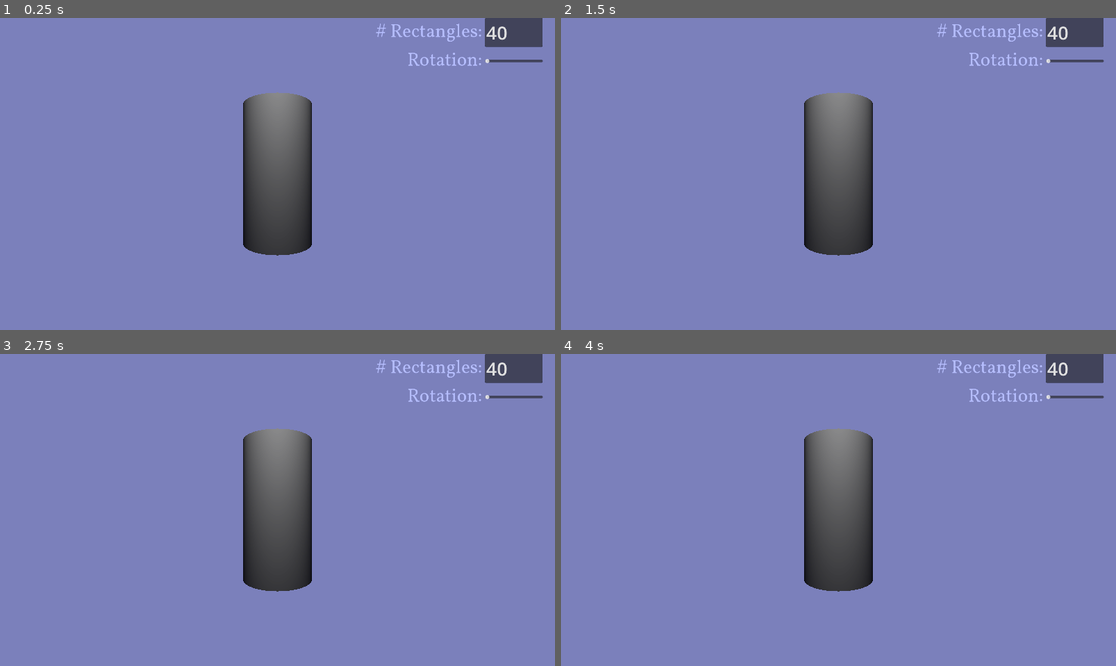
Above: before the commit, frames 1-4 (two rows, left to right).
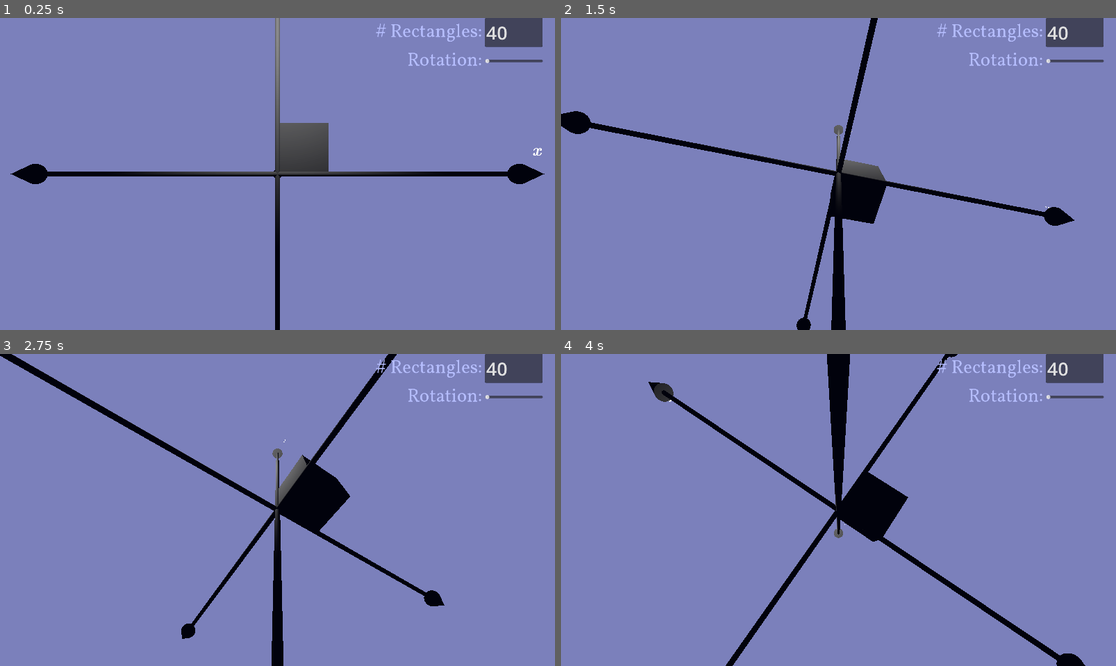
Above: after the commit, the same moments.

Repository: yunusey/CalculusVisualizations
Game: Godot game, scene res://Main.tscn
Two runs of this game, one before a commit and one after it. Both use one fixed random seed, a clock stepped at 60 frames per second and the inputs below.
Inputs (mouse positions are in pixels of both pictures, inside the frame that each line leads up to):
- Up to frame 1 (0.25 s): no input
- Up to frame 2 (1.5 s): tap Enter at 0.5 s; move the mouse to (960, 158) at 0.52 s; hold S (cam-move-down, bound only after the commit) 0.53-1.28 s; click (960, 158) at 0.67 s; tap A (cam-move-left, bound only after the commit) at 0.8, 1.35 s; move the mouse to (727, 189) at 1.27 s; click (727, 189) at 1.42 s
- Up to frame 3 (2.75 s): tap D (cam-move-right, bound only after the commit) at 1.55 s; tap Space at 2 s; move the mouse to (333, 441) at 2.02 s; hold D (cam-move-right, bound only after the commit) from 2.03 s (still down); click (333, 441) at 2.17 s; tap W (cam-move-up, bound only after the commit) at 2.3 s
- Up to frame 4 (4 s): move the mouse to (810, 572) at 2.77 s; release D (cam-move-right, bound only after the commit) at 2.78 s; tap W (cam-move-up, bound only after the commit) at 2.85 s; click (810, 572) at 2.92 s; tap S (cam-move-down, bound only after the commit) at 3.05 s; tap Enter at 3.5 s; move the mouse to (1005, 556) at 3.52 s; hold S (cam-move-down, bound only after the commit) from 3.53 s (still down); click (1005, 556) at 3.67 s; tap A (cam-move-left, bound only after the commit) at 3.8 s

The runs differ from the first frame. In frame 1, 8.2% of the frame differs, in the area x 1-99%, y 0-100%; in frame 2, 8.9%; in frame 3, 9.5%; in frame 4, 10%, in the area x 15-95%, y 0-100%.

Commit message:
Add axes

Diff:
--- /dev/null
+++ b/Axes/Axes.tscn
@@ -0,0 +1,44 @@
+[gd_scene load_steps=3 format=3 uid="uid://kl7pssnx6ujy"]
+
+[ext_resource type="PackedScene" uid="uid://clelm7ktkqljl" path="res://Axes/Axis.tscn" id="1_tqd23"]
+[ext_resource type="FontFile" uid="uid://bebsf5yy5ff1v" path="res://Assets/Latin Modern.otf" id="2_764kk"]
+
+[node name="Axes" type="Node3D"]
+
+[node name="X" type="Node3D" parent="."]
+transform = Transform3D(-4.37114e-08, 1, 0, -1, -4.37114e-08, 0, 0, 0, 1, 0, 0, 0)
+
+[node name="Axis" parent="X" instance=ExtResource("1_tqd23")]
+
+[node name="Label3D" type="Label3D" parent="X"]
+transform = Transform3D(-4.37114e-08, -1, 0, 1, -4.37114e-08, 0, 0, 0, 1, -0.5, 5.1, 0)
+outline_modulate = Color(1, 1, 1, 1)
+text = "x"
+font = ExtResource("2_764kk")
+font_size = 64
+outline_size = 0
+
+[node name="Y" type="Node3D" parent="."]
+
+[node name="Axis" parent="Y" instance=ExtResource("1_tqd23")]
+
+[node name="Label3D" type="Label3D" parent="Y"]
+transform = Transform3D(1, 0, 0, 0, 1, 0, 0, 0, 1, 0.5, 5.1, 0)
+outline_modulate = Color(1, 1, 1, 1)
+text = "y"
+font = ExtResource("2_764kk")
+font_size = 64
+outline_size = 0
+
+[node name="Z" type="Node3D" parent="."]
+transform = Transform3D(1, 0, 0, 0, -4.37114e-08, -1, 0, 1, -4.37114e-08, 0, 0, 0)
+
+[node name="Axis" parent="Z" instance=ExtResource("1_tqd23")]
+
+[node name="Label3D" type="Label3D" parent="Z"]
+transform = Transform3D(1, 8.74228e-08, -8.74228e-08, 8.74228e-08, 4.37114e-08, 1, 8.74228e-08, -1, 4.37114e-08, 0, 5.1, -0.5)
+outline_modulate = Color(1, 1, 1, 1)
+text = "z"
+font = ExtResource("2_764kk")
+font_size = 64
+outline_size = 0
--- /dev/null
+++ b/Axes/Axis.tscn
@@ -0,0 +1,29 @@
+[gd_scene load_steps=4 format=3 uid="uid://clelm7ktkqljl"]
+
+[sub_resource type="CylinderMesh" id="CylinderMesh_odfef"]
+top_radius = 0.05
+bottom_radius = 0.05
+height = 10.0
+
+[sub_resource type="CylinderMesh" id="CylinderMesh_cgyv3"]
+top_radius = 0.0
+bottom_radius = 0.2
+height = 0.5
+
+[sub_resource type="CylinderMesh" id="CylinderMesh_ra51k"]
+top_radius = 0.2
+bottom_radius = 0.0
+height = 0.5
+
+[node name="Axis" type="Node3D"]
+
+[node name="AxisLine" type="MeshInstance3D" parent="."]
+mesh = SubResource("CylinderMesh_odfef")
+
+[node name="TopPoint" type="MeshInstance3D" parent="."]
+transform = Transform3D(1, 0, 0, 0, 1, 0, 0, 0, 1, 0, 5, 0)
+mesh = SubResource("CylinderMesh_cgyv3")
+
+[node name="BottomPoint" type="MeshInstance3D" parent="."]
+transform = Transform3D(1, 0, 0, 0, 1, 0, 0, 0, 1, 0, -5, 0)
+mesh = SubResource("CylinderMesh_ra51k")
--- /dev/null
+++ b/GimbalCamera/GimbalCamera.gd
@@ -0,0 +1,19 @@
+extends Node3D
+
+## Rotation speed for camera
+@export var rotation_speed = PI / 2
+
+func handle_rotation(delta):
+	var y_rotation = Input.get_axis("cam-move-left", "cam-move-right")
+	var x_rotation = Input.get_axis("cam-move-up", "cam-move-down")
+	rotate_object_local(Vector3.UP, y_rotation * rotation_speed * delta)
+	$InnerAxis.rotate_object_local(Vector3.RIGHT, x_rotation * rotation_speed * delta)
+
+func _unhandled_input(event: InputEvent) -> void:
+	if event is InputEventMouseButton and event.button_index == MOUSE_BUTTON_WHEEL_UP:
+		self.scale -= Vector3.ONE * 0.01
+	elif event is InputEventMouseButton and event.button_index == MOUSE_BUTTON_WHEEL_DOWN:
+		self.scale += Vector3.ONE * 0.01
+
+func _process(delta):
+	handle_rotation(delta)
--- /dev/null
+++ b/GimbalCamera/GimbalCamera.tscn
@@ -0,0 +1,11 @@
+[gd_scene load_steps=2 format=3 uid="uid://clngfumdb0vsj"]
+
+[ext_resource type="Script" path="res://GimbalCamera/GimbalCamera.gd" id="1_baiqg"]
+
+[node name="GimbalCamera" type="Node3D"]
+script = ExtResource("1_baiqg")
+
+[node name="InnerAxis" type="Node3D" parent="."]
+
+[node name="Camera3D" type="Camera3D" parent="InnerAxis"]
+transform = Transform3D(1, 0, 0, 0, 1, 0, 0, 0, 1, 0, 0, 4)
--- /dev/null
+++ b/Main.gd
@@ -0,0 +1,23 @@
+extends Node3D
+
+@export var sensitivity: float = 1
+
+# Called when the node enters the scene tree for the first time.
+func _ready() -> void:
+	pass # Replace with function body.
+
+
+# Called every frame. 'delta' is the elapsed time since the previous frame.
+func _process(delta: float) -> void:
+	pass
+	# if Input.is_action_pressed("cam-move-up"):
+	# 	$Camera3D.position.y += sensitivity * delta
+	#
+	# if Input.is_action_pressed("cam-move-down"):
+	# 	$Camera3D.position.y -= sensitivity * delta
+	#
+	# if Input.is_action_pressed("cam-move-left"):
+	# 	$Camera3D.position.x -= sensitivity * delta
+	#
+	# if Input.is_action_pressed("cam-move-right"):
+	# 	$Camera3D.position.x += sensitivity * delta
--- a/Main.tscn
+++ b/Main.tscn
@@ -1,8 +1,9 @@
-[gd_scene load_steps=6 format=3 uid="uid://dicuapfgkvy6m"]
+[gd_scene load_steps=9 format=3 uid="uid://dicuapfgkvy6m"]
 
+[ext_resource type="Script" path="res://Main.gd" id="1_7p7it"]
 [ext_resource type="PackedScene" uid="uid://by7b4rv4xfj8m" path="res://Interface.tscn" id="1_lidso"]
-
-[sub_resource type="CylinderMesh" id="CylinderMesh_wmoej"]
+[ext_resource type="PackedScene" uid="uid://clngfumdb0vsj" path="res://GimbalCamera/GimbalCamera.tscn" id="3_v6r80"]
+[ext_resource type="PackedScene" uid="uid://kl7pssnx6ujy" path="res://Axes/Axes.tscn" id="4_af5wu"]
 
 [sub_resource type="ProceduralSkyMaterial" id="ProceduralSkyMaterial_6uupr"]
 sky_horizon_color = Color(0.64625, 0.65575, 0.67075, 1)
@@ -17,18 +18,24 @@
 tonemap_mode = 2
 glow_enabled = true
 
+[sub_resource type="BoxMesh" id="BoxMesh_msfrv"]
+subdivide_depth = 40
+
 [node name="Main" type="Node3D"]
+script = ExtResource("1_7p7it")
 
 [node name="Interface" parent="." instance=ExtResource("1_lidso")]
 
-[node name="Camera3D" type="Camera3D" parent="."]
-transform = Transform3D(1, 0, 0, 0, 1, 0, 0, 0, 1, 0, 0, 3)
+[node name="GimbalCamera" parent="." instance=ExtResource("3_v6r80")]
 
-[node name="MeshInstance3D" type="MeshInstance3D" parent="."]
-mesh = SubResource("CylinderMesh_wmoej")
-
-[node name="OmniLight3D" type="OmniLight3D" parent="."]
-transform = Transform3D(1, 0, 0, 0, 1, 0, 0, 0, 1, 0, 2, 2)
+[node name="Axes" parent="." instance=ExtResource("4_af5wu")]
 
 [node name="WorldEnvironment" type="WorldEnvironment" parent="."]
 environment = SubResource("Environment_sex3u")
+
+[node name="OmniLight3D" type="OmniLight3D" parent="."]
+transform = Transform3D(1, 0, 0, 0, 1, 0, 0, 0, 1, 0, 3, 2)
+
+[node name="MeshInstance3D" type="MeshInstance3D" parent="."]
+transform = Transform3D(1, 0, 0, 0, 1, 0, 0, 0, 1, 0.5, 0.5, -0.5)
+mesh = SubResource("BoxMesh_msfrv")
--- a/project.godot
+++ b/project.godot
@@ -21,6 +21,29 @@
 window/size/viewport_width=1920
 window/size/viewport_height=1080
 
+[input]
+
+cam-move-left={
+"deadzone": 0.5,
+"events": [Object(InputEventKey,"resource_local_to_scene":false,"resource_name":"","device":-1,"window_id":0,"alt_pressed":false,"shift_pressed":false,"ctrl_pressed":false,"meta_pressed":false,"pressed":false,"keycode":0,"physical_keycode":65,"key_label":0,"unicode":97,"location":0,"echo":false,"script":null)
+]
+}
+cam-move-right={
+"deadzone": 0.5,
+"events": [Object(InputEventKey,"resource_local_to_scene":false,"resource_name":"","device":-1,"window_id":0,"alt_pressed":false,"shift_pressed":false,"ctrl_pressed":false,"meta_pressed":false,"pressed":false,"keycode":0,"physical_keycode":68,"key_label":0,"unicode":100,"location":0,"echo":false,"script":null)
+]
+}
+cam-move-up={
+"deadzone": 0.5,
+"events": [Object(InputEventKey,"resource_local_to_scene":false,"resource_name":"","device":-1,"window_id":0,"alt_pressed":false,"shift_pressed":false,"ctrl_pressed":false,"meta_pressed":false,"pressed":false,"keycode":0,"physical_keycode":87,"key_label":0,"unicode":119,"location":0,"echo":false,"script":null)
+]
+}
+cam-move-down={
+"deadzone": 0.5,
+"events": [Object(InputEventKey,"resource_local_to_scene":false,"resource_name":"","device":-1,"window_id":0,"alt_pressed":false,"shift_pressed":false,"ctrl_pressed":false,"meta_pressed":false,"pressed":false,"keycode":0,"physical_keycode":83,"key_label":0,"unicode":115,"location":0,"echo":false,"script":null)
+]
+}
+
 [rendering]
 
 environment/defaults/default_clear_color=Color(0.0941176, 0.0980392, 0.14902, 1)
Binary file added: Assets/Latin Modern.otf
Not shown, added: Assets/Latin Modern.otf.import
